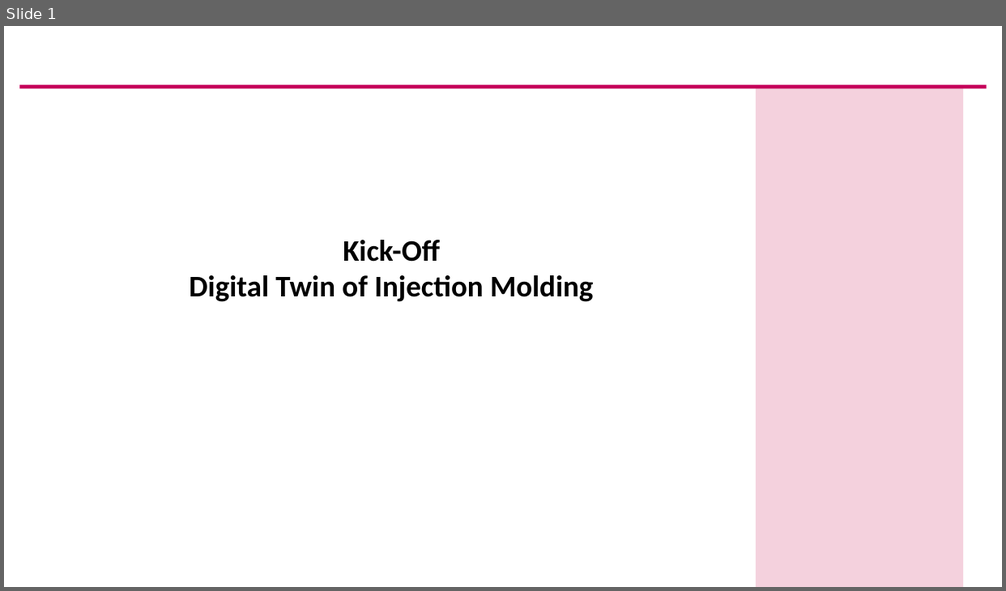
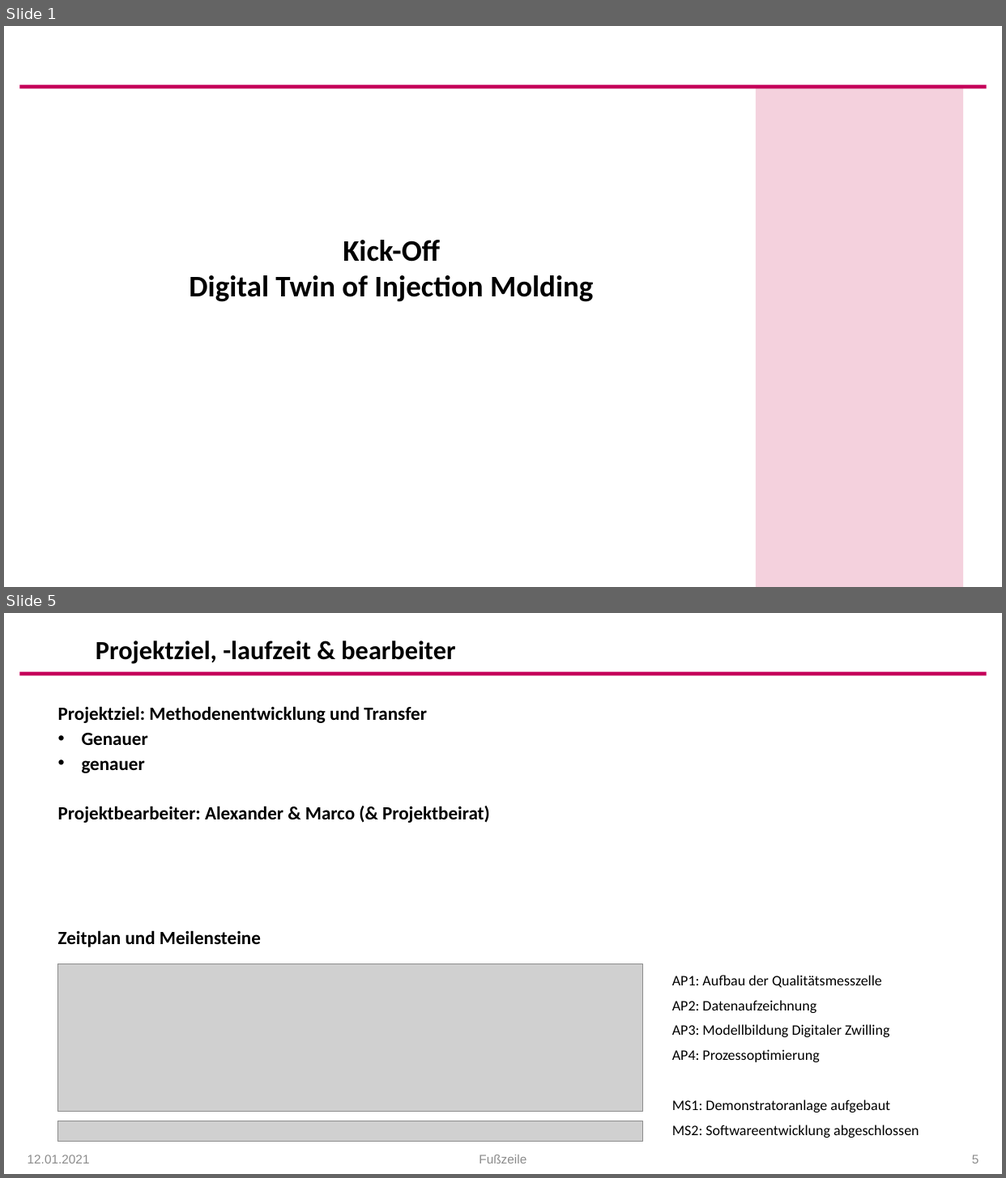
Before and after one commit to arehmer/DigitalTwinInjectionMoulding, a slide deck: Präsentationen/Kick-Off_Agenda.pptx. Shown one above the other, each under a label of ours: slide 1 before the commit, slides 1 and 5 after it; the slides between them are not shown. The pictures are 1006x591 and 1006x1178 pixels, drawn with LibreOffice and Linux fonts; fonts in the diff are those of the drawing; grey boxes stand for pictures; background and template pictures are left out. Boxes give left, top, right and bottom in pixels: in the first picture for what was removed or moved away, otherwise in the second. Text is boxed around its words. In the diff, an @@ line names an element or a change of style, - is before the commit and + after.

```diff
--- a/Präsentationen/Kick-Off_Agenda.pptx
+++ b/Präsentationen/Kick-Off_Agenda.pptx
@@ slide 5 added at (x1=4, y1=613, x2=1002, y2=1174), background #FFFFFF; not listed: 1 template element that a slide beside it also shows @@
@@ title added at (x1=96, y1=641, x2=455, y2=664), 25.2 pt, text #000000, bold @@
+Projektziel, -laufzeit & bearbeiter
@@ text added at (x1=58, y1=706, x2=490, y2=948), 18 pt, text #000000, bold @@
+Projektziel: Methodenentwicklung und Transfer
+• Genauer
+• genauer
+Projektbearbeiter: Alexander & Marco (& Projektbeirat)
+Zeitplan und Meilensteine
@@ picture added at (x1=58, y1=964, x2=641, y2=1112) @@
@@ text added at (x1=672, y1=975, x2=919, y2=1138), 14 pt, text #000000 @@
+AP1: Aufbau der Qualitätsmesszelle
+AP2: Datenaufzeichnung
+AP3: Modellbildung Digitaler Zwilling
+AP4: Prozessoptimierung
+MS1: Demonstratoranlage aufgebaut
+MS2: Softwareentwicklung abgeschlossen
@@ picture added at (x1=58, y1=1122, x2=641, y2=1142) @@
@@ text added at (x1=27, y1=1155, x2=90, y2=1164), 12 pt, text #8C8C8C @@
+12.01.2021
@@ text added at (x1=479, y1=1155, x2=526, y2=1164), 12 pt, text #8C8C8C @@
+Fußzeile
@@ page number added at (x1=972, y1=1155, x2=979, y2=1164), 12 pt, text #8C8C8C @@
+5
```
Also in this commit, not shown: 13 slides changed, 5 other slides added.
